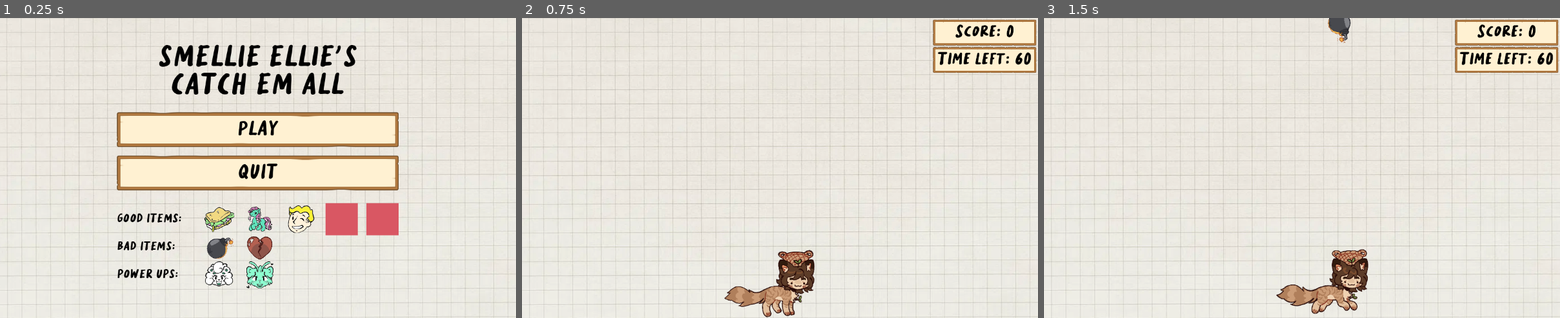
Above: before the commit, frames 1-3 (left to right).
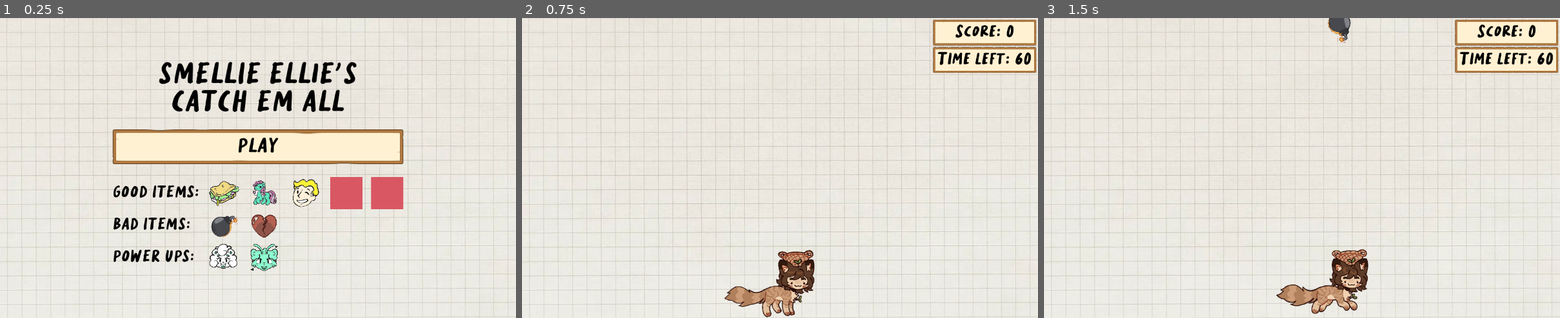
Above: after the commit, the same moments.

Repository: Emma-Fuller/CourierBirthday2023
Game: Godot game, scene res://Scenes/TitleScene/TitleScene.tscn
Same seed, same stepped clock (60 frames per second), same inputs: the game is played once before the commit and once after it. Sound files missing from this copy of the repository are replaced by a short silence.
Inputs:
- Up to frame 1 (0.25 s): no input
- Up to frame 2 (0.75 s): click "PLAY" at 0.5 s
- Up to frame 3 (1.5 s): tap Enter at 1.25 s; hold Right (ui_right) from 1.28 s (still down)

The runs differ from the first frame. In frame 1, 17% of the frame differs, in the area x 21-79%, y 8-91%; in frame 2, nothing differs; in frame 3, nothing differs.

Commit message:
Remove quit buttons cuz they dont work anyways

Diff:
--- a/Scenes/EndCard/EndCard.tscn
+++ b/Scenes/EndCard/EndCard.tscn
@@ -52,6 +52,7 @@
 text = "Replay"
 
 [node name="Quit Button" type="Button" parent="UI Area/Vertical Layout"]
+visible = false
 layout_mode = 2
 mouse_default_cursor_shape = 2
 theme = ExtResource("4_8xb1c")
--- a/Scenes/TitleScene/TitleScene.tscn
+++ b/Scenes/TitleScene/TitleScene.tscn
@@ -52,6 +52,7 @@
 text = "PLAY"
 
 [node name="Quit Button" type="Button" parent="UI Area/Vertical Layout"]
+visible = false
 layout_mode = 2
 mouse_default_cursor_shape = 2
 theme = ExtResource("4_thr0y")
@@ -59,17 +60,17 @@
 
 [node name="Items Area" type="VBoxContainer" parent="UI Area/Vertical Layout"]
 layout_mode = 2
-theme_override_constants/separation = -10
+theme_override_constants/separation = 0
 
 [node name="Good Items" type="HBoxContainer" parent="UI Area/Vertical Layout/Items Area"]
 layout_mode = 2
 theme_override_constants/separation = 20
 
 [node name="Good Items Text" type="Label" parent="UI Area/Vertical Layout/Items Area/Good Items"]
-custom_minimum_size = Vector2(180, 2.08165e-12)
+custom_minimum_size = Vector2(200, 2.08165e-12)
 layout_mode = 2
 theme = ExtResource("4_thr0y")
-theme_override_font_sizes/font_size = 30
+theme_override_font_sizes/font_size = 40
 text = "GOOD ITEMS:"
 
 [node name="Sandwich" type="TextureRect" parent="UI Area/Vertical Layout/Items Area/Good Items"]
@@ -112,10 +113,10 @@
 theme_override_constants/separation = 20
 
 [node name="Bad Items Text" type="Label" parent="UI Area/Vertical Layout/Items Area/Bad Items"]
-custom_minimum_size = Vector2(180, 2.08165e-12)
+custom_minimum_size = Vector2(200, 2.08165e-12)
 layout_mode = 2
 theme = ExtResource("4_thr0y")
-theme_override_font_sizes/font_size = 30
+theme_override_font_sizes/font_size = 40
 text = "BAD ITEMS:"
 
 [node name="Bomb" type="TextureRect" parent="UI Area/Vertical Layout/Items Area/Bad Items"]
@@ -137,10 +138,10 @@
 theme_override_constants/separation = 20
 
 [node name="Power Ups Text" type="Label" parent="UI Area/Vertical Layout/Items Area/Power Ups"]
-custom_minimum_size = Vector2(180, 2.08165e-12)
+custom_minimum_size = Vector2(200, 2.08165e-12)
 layout_mode = 2
 theme = ExtResource("4_thr0y")
-theme_override_font_sizes/font_size = 30
+theme_override_font_sizes/font_size = 40
 text = "POWER UPS:"
 
 [node name="Tealberry" type="TextureRect" parent="UI Area/Vertical Layout/Items Area/Power Ups"]
